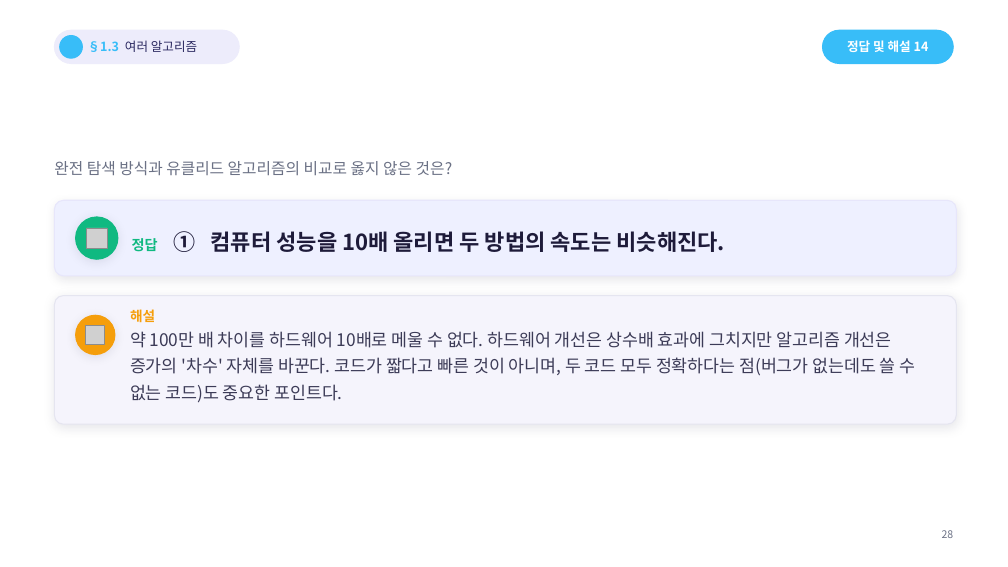
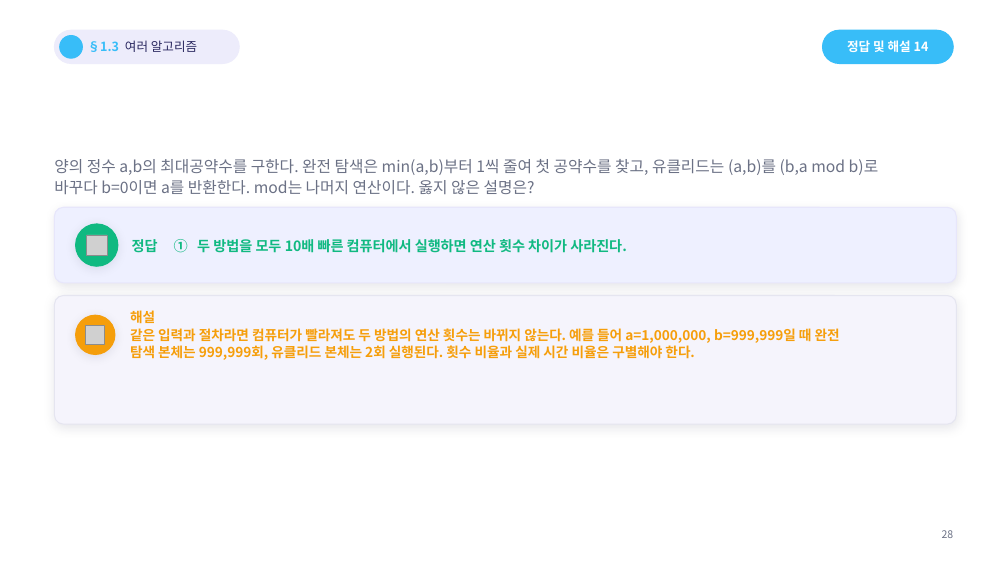
Before and after one commit to Sangdon-Park/Sangdon-Park.github.io, a slide deck: slide 22 of data/알고리즘/1장_연습문제_50문항_수업용.pptx (slide 28 before the commit). Drawn at 1008x567 pixels with LibreOffice and Linux fonts; fonts in the diff are those of the drawing; grey boxes stand for pictures; background and template pictures are left out. Boxes give left, top, right and bottom in pixels: in the first picture for what was removed or moved away, otherwise in the second. Text is boxed around its words. In the diff, an @@ line names an element or a change of style, - is before the commit and + after.

```diff
--- a/data/알고리즘/1장_연습문제_50문항_수업용.pptx
+++ b/data/알고리즘/1장_연습문제_50문항_수업용.pptx
@@ text at [54, 159, 879, 194]: text changed @@
-완전 탐색 방식과 유클리드 알고리즘의 비교로 옳지 않은 것은?
+양의 정수 a,b의 최대공약수를 구한다. 완전 탐색은 min(a,b)부터 1씩 줄여 첫 공약수를 찾고, 유클리드는 (a,b)를 (b,a mod b)로
+바꾸다 b=0이면 a를 반환한다. mod는 나머지 연산이다. 옳지 않은 설명은?
@@ 1 picture, 1 rounded rectangle, 1 ellipse: place and size @@
-1 picture, 1 rounded rectangle, 1 ellipse at [54, 200, 957, 276]
+1 picture, 1 rounded rectangle, 1 ellipse at [54, 207, 957, 283]
@@ text at [132, 239, 627, 253]: text changed; size 21 to 13.5 pt; text colour #1E1B3A to #10B981 @@
-정답 ① 컴퓨터 성능을 10배 올리면 두 방법의 속도는 비슷해진다.
+정답 ① 두 방법을 모두 10배 빠른 컴퓨터에서 실행하면 연산 횟수 차이가 사라진다.
@@ text at [130, 310, 840, 360]: text changed; size 16.5 to 13 pt; text colour #3C3B57 to #F59E0B; bold on @@
-해설
-약 100만 배 차이를 하드웨어 10배로 메울 수 없다. 하드웨어 개선은 상수배 효과에 그치지만 알고리즘 개선은 증가의 '차수' 자체를 바꾼다. 코드가 짧다고 빠른 것이 아니며, 두 코드 모두 정확하다는 점(버그가 없는데도 쓸 수 없는 코드)도 중요한 포인트다.
+해설
+같은 입력과 절차라면 컴퓨터가 빨라져도 두 방법의 연산 횟수는 바뀌지 않는다. 예를 들어 a=1,000,000, b=999,999일 때 완전
+탐색 본체는 999,999회, 유클리드 본체는 2회 실행된다. 횟수 비율과 실제 시간 비율은 구별해야 한다.
```
Also in this commit, not shown: 48 other slides changed, 8 slides removed, 24 other files.
